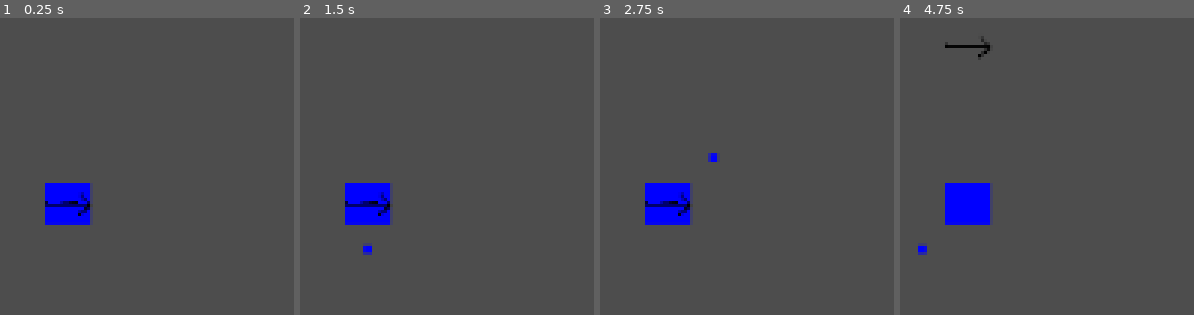
Above: before the commit, frames 1-4 (left to right).
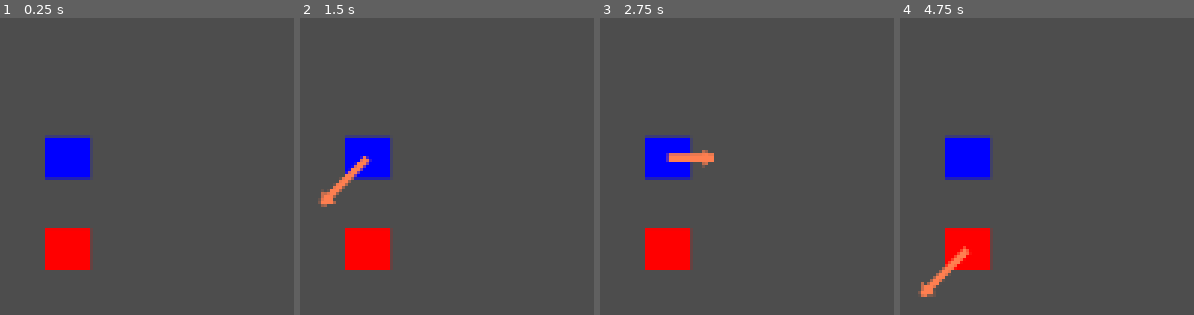
Above: after the commit, the same moments.

Repository: onegm/VectorRacing
Game: Godot game, scene res://scenes/level_1.tscn
The game is run twice, just before and just after one commit, with the same random seed, the same clock (stepped at 60 frames per second) and the same inputs.
Inputs (mouse positions are in pixels of both pictures, inside the frame that each line leads up to):
- Up to frame 1 (0.25 s): no input
- Up to frame 2 (1.5 s): tap Enter at 0.5 s; move the mouse to (outside the picture) at 0.52 s; tap Left (decrease_x_speed) at 0.6 s; tap Down (decrease_y_speed) at 0.8, 1.35 s; tap R (reset) at 1.25 s; move the mouse to (outside the picture) at 1.27 s
- Up to frame 3 (2.75 s): tap Right (increase_x_speed) at 1.55, 2.1 s; tap R (reset) at 2 s; move the mouse to (outside the picture) at 2.02 s; tap Up (increase_y_speed) at 2.3 s
- Up to frame 4 (4.75 s): tap R (reset) at 2.75, 4.15 s; move the mouse to (outside the picture) at 2.77 s; tap Up (increase_y_speed) at 2.85 s; tap Space (next_move) at 3.05, 3.6 s; move the mouse to (outside the picture) at 3.52 s; tap Left (decrease_x_speed) at 3.8, 4.35 s; move the mouse to (outside the picture) at 4.27 s; tap Down (decrease_y_speed) at 4.55 s

The runs differ from the first frame. In frame 1, 7.0% of the frame differs, in the area x 15-32%, y 39-85%; in frame 2, 7.5%; in frame 3, 7.4%; in frame 4, 7.9%, in the area x 6-32%, y 7-94%.

Commit message:
input manager & start page

Diff:
--- a/project.godot
+++ b/project.godot
@@ -55,4 +55,4 @@
 [layer_names]
 
 2d_physics/layer_1="wall"
-2d_physics/layer_2="cars"
+2d_physics/layer_2="racers"
--- /dev/null
+++ b/scenes/input_manager.tscn
@@ -0,0 +1,6 @@
+[gd_scene load_steps=2 format=3 uid="uid://cxs23b0f7jhoc"]
+
+[ext_resource type="Script" path="res://scripts/input_manager.gd" id="1_652sa"]
+
+[node name="InputManager" type="Node2D"]
+script = ExtResource("1_652sa")
--- a/scenes/level_1.tscn
+++ b/scenes/level_1.tscn
@@ -1,8 +1,9 @@
-[gd_scene load_steps=4 format=3 uid="uid://cskmwj7jj750b"]
+[gd_scene load_steps=5 format=3 uid="uid://cskmwj7jj750b"]
 
 [ext_resource type="Script" path="res://scripts/level_1.gd" id="1_qgwck"]
 [ext_resource type="PackedScene" uid="uid://b01sq5q2ho1ii" path="res://scenes/track.tscn" id="2_oldmr"]
 [ext_resource type="PackedScene" uid="uid://ci2moriwd6kfu" path="res://scenes/racer_spawner.tscn" id="3_kbfkj"]
+[ext_resource type="PackedScene" uid="uid://cxs23b0f7jhoc" path="res://scenes/input_manager.tscn" id="4_xb8ro"]
 
 [node name="Level1" type="Node2D"]
 script = ExtResource("1_qgwck")
@@ -14,3 +15,5 @@
 position = Vector2(308, 541)
 
 [node name="RacerSpawner" parent="." instance=ExtResource("3_kbfkj")]
+
+[node name="InputManager" parent="." instance=ExtResource("4_xb8ro")]
--- /dev/null
+++ b/scenes/motion_vectors.tscn
@@ -0,0 +1,6 @@
+[gd_scene load_steps=2 format=3 uid="uid://cn3ke47vqw46b"]
+
+[ext_resource type="Script" path="res://scripts/motion_vectors.gd" id="1_ug4kg"]
+
+[node name="MotionVectors" type="Node2D"]
+script = ExtResource("1_ug4kg")
--- a/scenes/racer.tscn
+++ b/scenes/racer.tscn
@@ -1,17 +1,26 @@
-[gd_scene load_steps=5 format=3 uid="uid://k168nlrpoctb"]
+[gd_scene load_steps=6 format=3 uid="uid://k168nlrpoctb"]
 
-[ext_resource type="PackedScene" uid="uid://uliwcww4icq5" path="res://scenes/vehicle.tscn" id="1_b4x64"]
 [ext_resource type="Script" path="res://scripts/racer.gd" id="1_iypdr"]
 [ext_resource type="PackedScene" uid="uid://by8w4qdkfrt2r" path="res://scenes/target.tscn" id="2_0sto5"]
-[ext_resource type="Texture2D" uid="uid://bqpi82ahkv2gf" path="res://assets/vector.png" id="4_vhq80"]
+[ext_resource type="PackedScene" uid="uid://cn3ke47vqw46b" path="res://scenes/motion_vectors.tscn" id="5_5u2gt"]
 
-[node name="Racer" type="Node2D"]
+[sub_resource type="CanvasTexture" id="CanvasTexture_rtcxq"]
+
+[sub_resource type="RectangleShape2D" id="RectangleShape2D_v26bx"]
+size = Vector2(22, 20)
+
+[node name="Racer" type="CharacterBody2D"]
+collision_layer = 2
 script = ExtResource("1_iypdr")
 
-[node name="Vehicle" parent="." instance=ExtResource("1_b4x64")]
+[node name="Vehicle" type="Sprite2D" parent="."]
+scale = Vector2(22, 20)
+texture = SubResource("CanvasTexture_rtcxq")
+
+[node name="CollisionShape2D" type="CollisionShape2D" parent="."]
+shape = SubResource("RectangleShape2D_v26bx")
 
 [node name="Target" parent="." instance=ExtResource("2_0sto5")]
+visible = false
 
-[node name="VelocityVector" type="Sprite2D" parent="."]
-scale = Vector2(0.013, 0.02)
-texture = ExtResource("4_vhq80")
+[node name="MotionVectors" parent="." instance=ExtResource("5_5u2gt")]
--- /dev/null
+++ b/scenes/start_page.tscn
@@ -0,0 +1,48 @@
+[gd_scene load_steps=4 format=3 uid="uid://b05ror2ya1o1c"]
+
+[ext_resource type="Script" path="res://scripts/start_page.gd" id="1_j63th"]
+[ext_resource type="PackedScene" uid="uid://cskmwj7jj750b" path="res://scenes/level_1.tscn" id="2_ctd06"]
+
+[sub_resource type="Theme" id="Theme_ps4lq"]
+default_font_size = 40
+
+[node name="StartPage" type="Node2D"]
+script = ExtResource("1_j63th")
+level = ExtResource("2_ctd06")
+
+[node name="Control" type="Control" parent="."]
+layout_mode = 3
+anchors_preset = 0
+offset_right = 1151.0
+offset_bottom = 647.0
+theme = SubResource("Theme_ps4lq")
+
+[node name="TailToTailButton" type="CheckButton" parent="Control"]
+layout_mode = 0
+offset_left = 52.0
+offset_top = 191.0
+offset_right = 452.0
+offset_bottom = 259.0
+button_pressed = true
+text = "Tail to tail vectors"
+
+[node name="NumPlayersButton" type="OptionButton" parent="Control"]
+layout_mode = 0
+offset_left = 160.0
+offset_top = 285.0
+offset_right = 432.0
+offset_bottom = 348.0
+item_count = 2
+selected = 1
+popup/item_0/text = "One Player"
+popup/item_0/id = 0
+popup/item_1/text = "Two Players"
+popup/item_1/id = 1
+
+[node name="StartButton" type="Button" parent="Control"]
+layout_mode = 0
+offset_left = 490.0
+offset_top = 493.0
+offset_right = 498.0
+offset_bottom = 501.0
+text = "START"
--- a/scenes/target.tscn
+++ b/scenes/target.tscn
@@ -1,8 +1,10 @@
-[gd_scene load_steps=3 format=3 uid="uid://by8w4qdkfrt2r"]
+[gd_scene load_steps=4 format=3 uid="uid://by8w4qdkfrt2r"]
 
 [ext_resource type="Script" path="res://scripts/target.gd" id="1_lc8wh"]
 
 [sub_resource type="CanvasTexture" id="CanvasTexture_t44g4"]
+
+[sub_resource type="CanvasTexture" id="CanvasTexture_bc7hr"]
 
 [node name="Target" type="Node2D"]
 script = ExtResource("1_lc8wh")
@@ -10,3 +12,7 @@
 [node name="TargetSprite" type="Sprite2D" parent="."]
 scale = Vector2(4, 4)
 texture = SubResource("CanvasTexture_t44g4")
+
+[node name="AnchorSprite" type="Sprite2D" parent="."]
+scale = Vector2(4, 4)
+texture = SubResource("CanvasTexture_bc7hr")
--- a/scenes/vehicle.tscn
+++ /dev/null
@@ -1,19 +0,0 @@
-[gd_scene load_steps=4 format=3 uid="uid://uliwcww4icq5"]
-
-[ext_resource type="Script" path="res://scripts/vehicle.gd" id="1_npdou"]
-
-[sub_resource type="CanvasTexture" id="CanvasTexture_f1q1e"]
-
-[sub_resource type="RectangleShape2D" id="RectangleShape2D_seaai"]
-size = Vector2(22, 20)
-
-[node name="Vehicle" type="CharacterBody2D"]
-collision_layer = 2
-script = ExtResource("1_npdou")
-
-[node name="Sprite2D" type="Sprite2D" parent="."]
-scale = Vector2(22, 20)
-texture = SubResource("CanvasTexture_f1q1e")
-
-[node name="CollisionShape2D" type="CollisionShape2D" parent="."]
-shape = SubResource("RectangleShape2D_seaai")
--- a/scripts/game.gd
+++ b/scripts/game.gd
@@ -1,3 +1,17 @@
 extends Node
 
 const TILE_SIZE = 22
+var tail_to_tail_mode = true
+var num_of_players = 2
+var input_mode = true
+
+func set_num_players(num : int):
+	num_of_players = num
+	print(num)
+
+func set_tail_to_tail_mode(mode : bool):
+	tail_to_tail_mode = mode
+	print(mode)
+
+func set_input_mode(mode : bool):
+	input_mode = mode
--- /dev/null
+++ b/scripts/input_manager.gd
@@ -0,0 +1,55 @@
+extends Node2D
+
+@onready var keyboard_mode = Game.input_mode
+var x_change = 0
+var y_change = 0
+var result = []
+
+func read_input(racer_global_position : Vector2):
+	if keyboard_mode:
+		read_keyboard_input()
+	else:
+		read_mouse_input(racer_global_position)
+
+func read_mouse_input(racer_global_position):
+	var relative_position = get_global_mouse_position() - racer_global_position
+
+	if(relative_position.length() < Game.TILE_SIZE/2.0):
+		x_change = 0
+		y_change = 0
+	else:
+		var normalized_position = relative_position.normalized()
+		x_change = normalized_position.x
+		y_change = normalized_position.y
+
+func read_keyboard_input():
+	if Input.is_action_just_pressed("increase_x_speed"):
+		if x_change < 1:
+			x_change += 1
+
+	elif Input.is_action_just_pressed("decrease_x_speed"):
+		if x_change > -1:
+			x_change -= 1
+
+	if Input.is_action_just_pressed("increase_y_speed"):
+		if y_change > -1:
+			y_change -= 1
+
+	if Input.is_action_just_pressed("decrease_y_speed"):
+		if y_change < 1:
+			y_change += 1
+
+	result = [x_change, y_change]
+
+func get_input() -> Array:
+	return result
+
+func get_x_input():
+	return x_change
+
+func get_y_input():
+	return y_change
+
+func reset():
+	x_change = 0
+	y_change = 0
--- a/scripts/level_1.gd
+++ b/scripts/level_1.gd
@@ -3,18 +3,17 @@
 @onready var track = $Track
 @onready var spawn_point = $SpawnPoint
 @onready var racer_spawner = $RacerSpawner
+@onready var input_manager = $InputManager
+@onready var num_of_racers = Game.num_of_players
 
 var racers
 var current_racer
 var current_racer_idx = 0
 
-var x_change = 0
-var y_change = 0
-
 var colors = [Color.BLUE, Color.RED, Color.BLACK, Color.DARK_GREEN]
 
 func _ready():
-	racers = racer_spawner.spawn_racers(1, spawn_point.global_position)
+	racers = racer_spawner.spawn_racers(num_of_racers, spawn_point.global_position)
 	var i = 0
 	for racer in racers:
 		add_child(racer)
@@ -24,43 +23,26 @@
 	current_racer = racers[current_racer_idx]
 	track.track_exited.connect(on_track_exited)
 
-#
-func _process(delta):
-
-	if Input.is_action_just_pressed("increase_x_speed"):
-		if x_change < 1:
-			x_change += 1
-
-	elif Input.is_action_just_pressed("decrease_x_speed"):
-		if x_change > -1:
-			x_change -= 1
-
-
-	if Input.is_action_just_pressed("increase_y_speed"):
-		if y_change > -1:
-			y_change -= 1
-
-	if Input.is_action_just_pressed("decrease_y_speed"):
-		if y_change < 1:
-			y_change += 1
-
-	current_racer.update_target_position(x_change, y_change)
+func _process(_delta):
+	input_manager.read_input(current_racer.global_position)
+	current_racer.update_target_position(input_manager.get_x_input(), input_manager.get_y_input())
 
 	if Input.is_action_just_pressed("next_move"):
 		on_next_pressed()
 
 	if Input.is_action_just_pressed("reset"):
 		reset()
-#
-#
+
 func on_next_pressed():
+	if racers.any(func(racer): return racer.is_active):
+		return
 	current_racer.move()
 	update_current_racer()
-	x_change = 0
-	y_change = 0
+	input_manager.reset()
 
-func on_track_exited():
-	print("track exited!")
+func on_track_exited(racer):
+	await !racer.is_active
+	racer.crash_reset()
 
 func update_current_racer():
 	current_racer_idx += 1
@@ -71,6 +53,4 @@
 func reset():
 	for racer in racers:
 		racer.reset()
-	x_change = 0
-	y_change = 0
 	current_racer_idx = 0
--- /dev/null
+++ b/scripts/motion_vectors.gd
@@ -0,0 +1,42 @@
+extends Node2D
+
+var velocity : Vector2 = Vector2.ZERO
+var acceleration : Vector2 = Vector2.ZERO
+
+const ARROW_HEAD_SCALE = Game.TILE_SIZE / 5.0
+
+@onready var is_tail_to_tail = Game.tail_to_tail_mode
+
+func set_new_velocity(new_velocity : Vector2):
+	velocity = new_velocity
+	acceleration = Vector2.ZERO
+	queue_redraw()
+
+func set_new_acceleration(new_acceleration : Vector2):
+	acceleration = new_acceleration
+	queue_redraw()
+
+func _draw():
+	redraw_vector(velocity, Color.WHITE)
+
+	var offset = Vector2.ZERO
+	if !is_tail_to_tail:
+		offset = velocity
+	redraw_vector(acceleration, Color.CORAL, offset)
+
+
+func redraw_vector(end : Vector2, color : Color, offset : Vector2 = Vector2.ZERO):
+	var arrow_head = PackedVector2Array()
+	var arrow_head_vector = end - end.normalized()*ARROW_HEAD_SCALE
+	var arrow_head_rotation_angle = 2*PI/end.length()
+	var head_point2 = (arrow_head_vector).rotated(arrow_head_rotation_angle)
+	var head_point3 = (arrow_head_vector).rotated(-arrow_head_rotation_angle)
+	arrow_head.append(end + offset)
+	arrow_head.append(head_point2 + offset)
+	arrow_head.append(head_point3 + offset)
+
+	draw_line(offset, end + offset, color, 4.0)
+	draw_colored_polygon(arrow_head, color)
+
+func reset():
+	set_new_velocity(Vector2.ZERO)
--- a/scripts/racer.gd
+++ b/scripts/racer.gd
@@ -1,31 +1,53 @@
-extends Node2D
+extends CharacterBody2D
 class_name Racer
 
 @onready var target = $Target
 @onready var vehicle = $Vehicle
-@onready var velocity_vector = $VelocityVector
+@onready var motion_vectors = $MotionVectors
+@onready var current_target = target.global_position
 
 var tile_size = Game.TILE_SIZE
+var is_active = false
 
 var initial_position
+
+func _physics_process(delta):
+	var distance_from_target = (current_target - global_position).length()
+	if is_active:
+		global_position += velocity*delta
+		if distance_from_target < 5:
+			global_position = current_target
+			is_active = false
 
 func set_initial_position(new_position : Vector2 = Vector2.ZERO):
 	initial_position = new_position
 	global_position = new_position
 
-func update_target_position(dx:int, dy:int):
-	target.update_position(dx, dy)
+func update_target_position(dx:float, dy:float):
+	var target_change_vector = Vector2(dx*tile_size, dy*tile_size)
+	target.update_target_position(target_change_vector)
+	motion_vectors.set_new_acceleration(target_change_vector)
 
 func move():
-	vehicle.move_to_target(target.global_position)
-	target.set_anchor(target.global_position + vehicle.velocity)
-	velocity_vector.set_global_position(target.global_position)
+	if is_active:
+		return
+	current_target = target.get_target()
+	velocity = target.get_target() - global_position
+	target.set_anchor(velocity)
+	motion_vectors.set_new_velocity(velocity)
+	is_active = true
 
-func reset():
-	vehicle.set_velocity(Vector2.ZERO)
-	vehicle.set_global_position(initial_position)
-	target.set_anchor(initial_position)
+func reset(new_position : Vector2 = initial_position):
+	global_position = new_position
+	velocity = Vector2.ZERO
+	target.set_anchor(Vector2.ZERO)
+	motion_vectors.reset()
+	is_active = false
+
+func crash_reset():
+	var pre_crash_position = global_position - velocity
+	reset(pre_crash_position)
 
 func set_color(color : Color):
-	vehicle.set_color(color)
+	vehicle.set_modulate(color)
 	target.set_color(color)
--- a/scripts/racer_spawner.gd
+++ b/scripts/racer_spawner.gd
@@ -15,12 +15,12 @@
 #		print(racer.vehicle.global_position)
 #		print(racer.target_marker.global_position)
 
-func spawn_racers(num : int, position : Vector2):
+func spawn_racers(num : int, spawn_position: Vector2):
 	if num == 1:
 		spawn_points = $OnePlayer
 	else:
 		spawn_points = $TwoPlayers
-	set_spawn_position_center(position)
+	set_spawn_position_center(spawn_position)
 	for i in num:
 		var spawn_point = spawn_points.get_children()[i]
 		var racer_instance = racer_scene.instantiate()
@@ -28,7 +28,5 @@
 		racers.append(racer_instance)
 	return racers
 
-func set_spawn_position_center(position : Vector2):
-	spawn_points.set_global_position(position)
-#	for point in spawn_points.get_children():
-#		point.set_global_position(position)
+func set_spawn_position_center(spawn_position: Vector2):
+	spawn_points.set_global_position(spawn_position)
--- /dev/null
+++ b/scripts/start_page.gd
@@ -0,0 +1,24 @@
+extends Node2D
+
+@onready var tail_mode_button = $Control/TailToTailButton
+@onready var num_players_button = $Control/NumPlayersButton
+@onready var start_button = $Control/StartButton
+
+@export var level : PackedScene = null
+
+func _ready():
+	tail_mode_button.toggled.connect(on_tail_mode_toggled)
+	num_players_button.item_selected.connect(on_num_players_selected)
+	start_button.pressed.connect(on_start_button_pressed)
+
+
+func on_tail_mode_toggled(mode):
+	Game.set_tail_to_tail_mode(mode)
+
+func on_num_players_selected(index):
+	Game.set_num_players(index+1)
+
+
+func on_start_button_pressed():
+	get_tree().change_scene_to_packed(level)
+	pass
--- a/scripts/target.gd
+++ b/scripts/target.gd
@@ -1,20 +1,22 @@
 extends Node2D
 
 @onready var tile_size = Game.TILE_SIZE
-@onready var anchor : Vector2 = global_position
-@onready var previous_anchor_position : Vector2 = global_position
-@onready var sprite = $TargetSprite
+@onready var target_sprite = $TargetSprite
+@onready var anchor_sprite = $AnchorSprite
 
-func update_position(dx:int, dy:int):
-	global_position = anchor + Vector2(dx*tile_size, dy*tile_size)
+func update_target_position(new_position : Vector2):
+	target_sprite.position = new_position
 
 func set_anchor(new_position : Vector2):
-	previous_anchor_position = anchor
-	anchor = new_position
-	update_position(0, 0)
+	position = new_position
+	update_target_position(Vector2.ZERO)
 
 func get_anchor():
-	return anchor
+	return position
+
+func get_target():
+	return target_sprite.global_position
 
 func set_color(color : Color):
-	sprite.set_modulate(color)
+	target_sprite.set_modulate(color)
+	anchor_sprite.set_modulate(Color.CORAL)
--- a/scripts/track.gd
+++ b/scripts/track.gd
@@ -9,5 +9,5 @@
 	inner_track.body_entered.connect(on_track_exited)
 	outer_track.body_exited.connect(on_track_exited)
 
-func on_track_exited(_body):
-	track_exited.emit()
+func on_track_exited(body):
+	track_exited.emit(body)
--- a/scripts/vehicle.gd
+++ /dev/null
@@ -1,26 +0,0 @@
-extends CharacterBody2D
-class_name Vehicle
-
-@onready var sprite = $Sprite2D
-
-var target_position = global_position
-var active = false
-
-func _physics_process(delta):
-	var distance_from_target = (target_position - global_position).length()
-	if active:
-		global_position += velocity*delta
-		if distance_from_target < 5:
-			global_position = target_position
-			active = false
-
-func move_to_target(new_target_position : Vector2):
-	target_position = new_target_position
-	velocity = target_position - global_position
-	active = true
-
-func is_active():
-	return active
-
-func set_color(color : Color):
-	sprite.set_modulate(color)
Binary file removed: assets/vector.png
Not shown, removed: assets/vector.png.import
